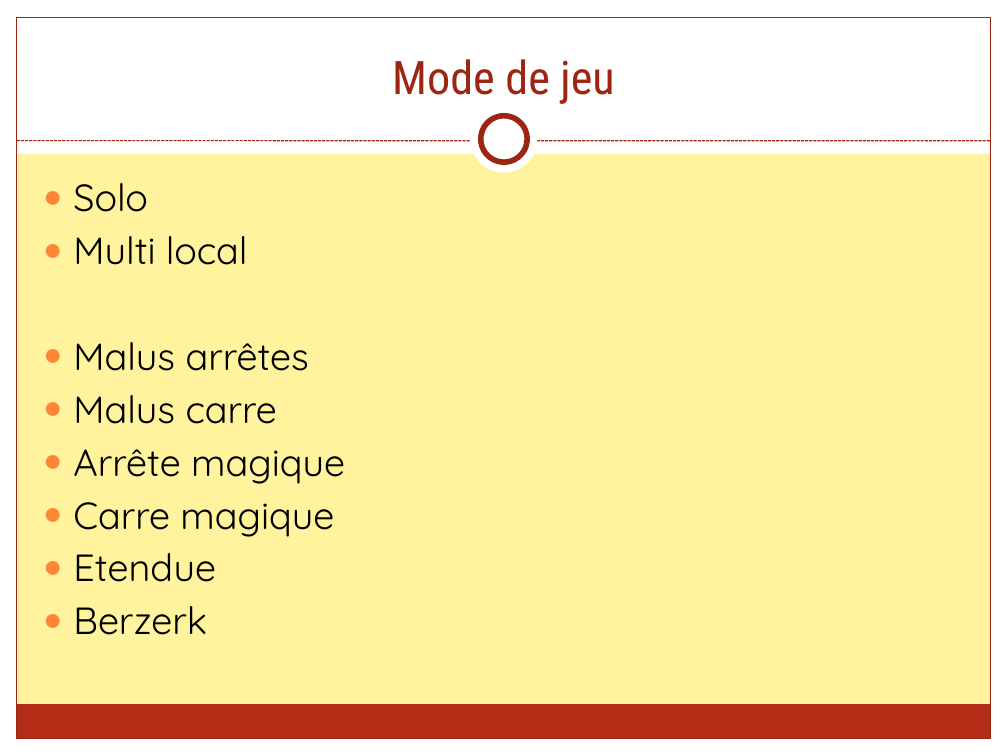
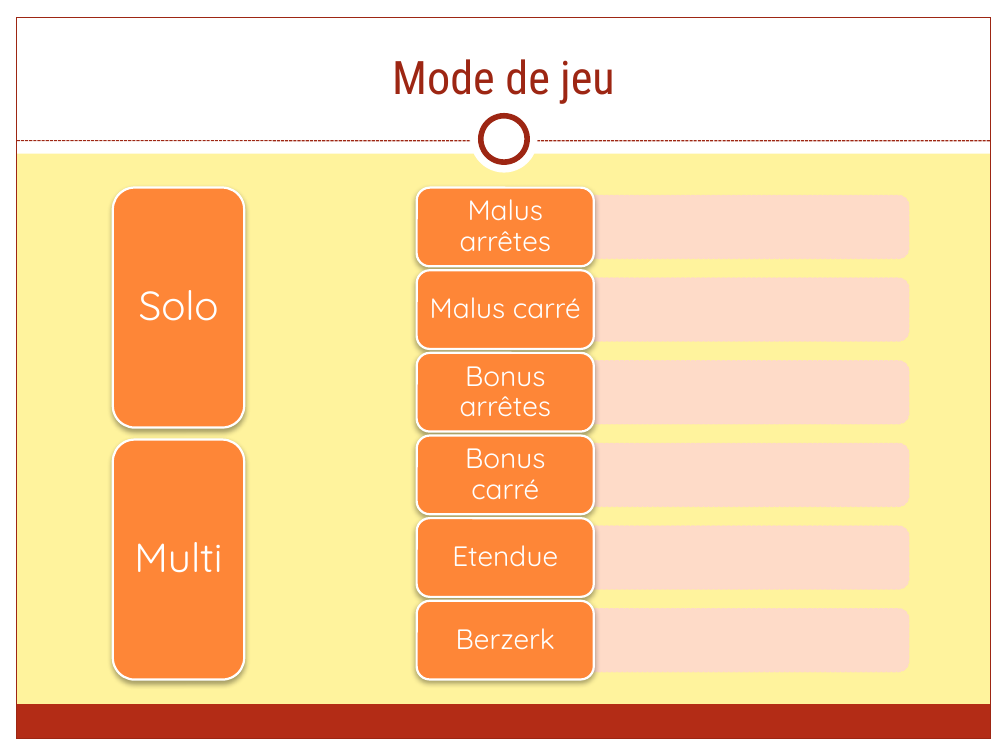
Before and after one commit to FieryWeasel/Picarete, a slide deck: slide 10 of SOURCES/RAPPORTS/Picarete - Presentation.pptx (slide 8 before the commit). Drawn at 1008x756 pixels with LibreOffice and Linux fonts; fonts in the diff are those of the drawing. Boxes give left, top, right and bottom in pixels: in the first picture for what was removed or moved away, otherwise in the second. Text is boxed around its words. In the diff, an @@ line names an element or a change of style, - is before the commit and + after.

```diff
--- a/SOURCES/RAPPORTS/Picarete - Presentation.pptx
+++ b/SOURCES/RAPPORTS/Picarete - Presentation.pptx
@@ text removed at [73, 183, 345, 635] @@
-● Solo
-● Multi local
-● Malus arrêtes
-● Malus carre
-● Arrête magique
-● Carre magique
-● Etendue
-● Berzerk
@@ group added at [113, 187, 244, 679]: 2 rounded rectangles, 2 texts @@
+Solo
+Multi
@@ group added at [416, 187, 908, 679]: 6 round same rects, 6 rounded rectangles, 6 texts @@
+Malus arrêtes
+Malus carré
+Bonus arrêtes
+Bonus carré
+Etendue
+Berzerk
```
Also in this commit, not shown: 9 other slides changed, 5 slides added, 1 slide removed, 17 other files.
